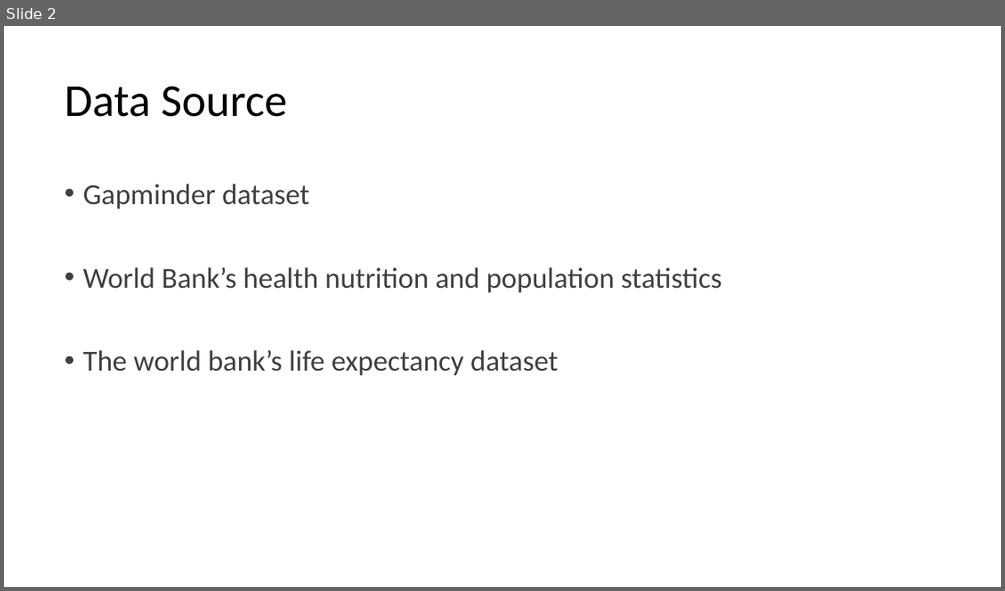
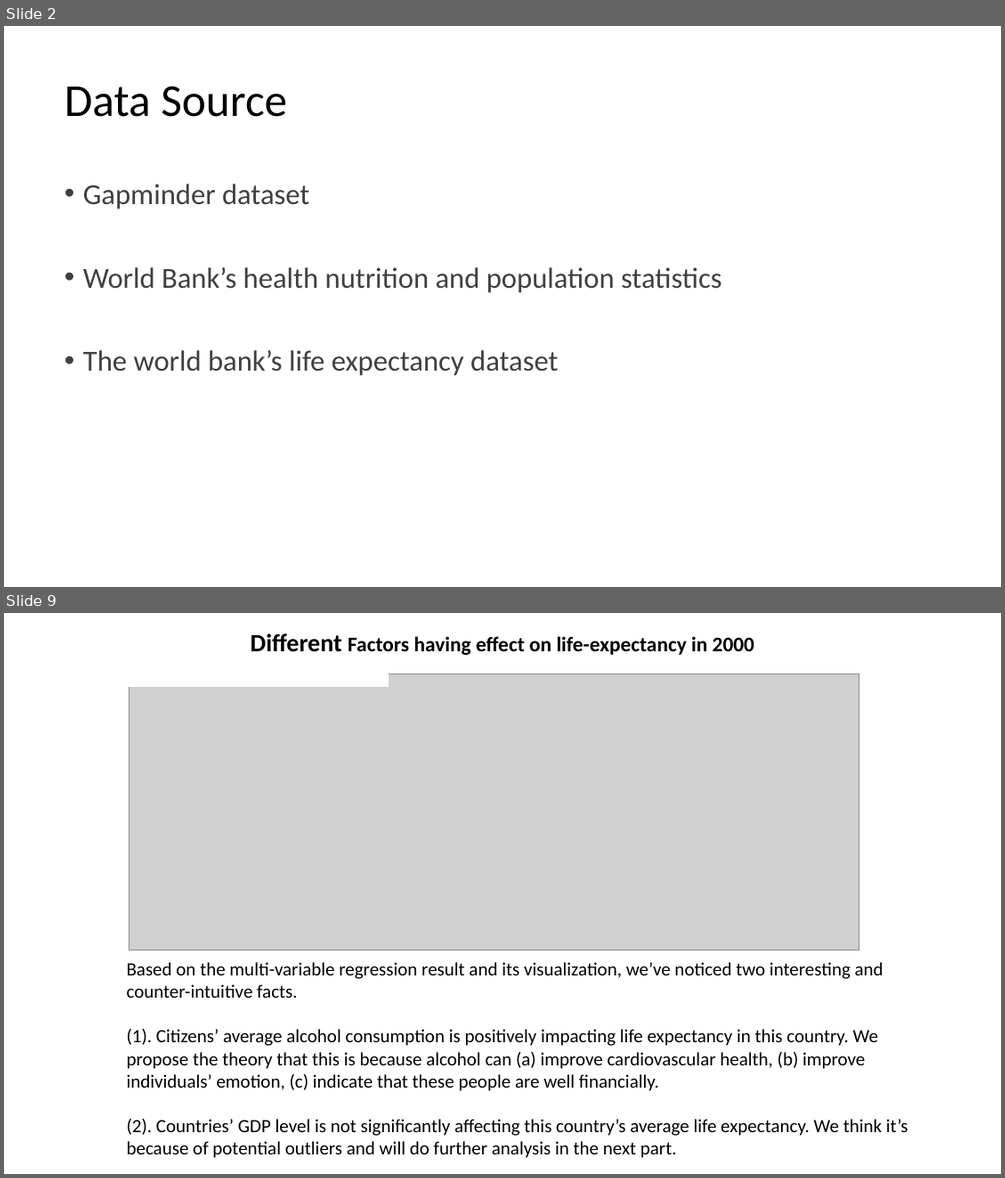
Before and after one commit to jas0nh/am10_group9_project, a slide deck: Life Expectancy Slides.pptx. Shown one above the other, each under a label of ours: slide 2 before the commit, slides 2 and 9 after it; the slides between them are not shown. The pictures are 1005x591 and 1005x1178 pixels, drawn with LibreOffice and Linux fonts; fonts in the diff are those of the drawing; grey boxes stand for pictures. Boxes give left, top, right and bottom in pixels: in the first picture for what was removed or moved away, otherwise in the second. Text is boxed around its words. In the diff, an @@ line names an element or a change of style, - is before the commit and + after.

```diff
--- a/Life Expectancy Slides.pptx
+++ b/Life Expectancy Slides.pptx
@@ slide 9 added at (4,613,1001,1174), background #FFFFFF @@
@@ text added at (251,633,754,655), 20 pt, text #000000, bold @@
+Different Factors having effect on life-expectancy in 2000
@@ rectangle added at (83,671,388,686), fill #FFFFFF, outline #FFFFFF 1 pt @@
@@ picture added at (129,674,858,950) @@
@@ text added at (127,962,908,1158), 18 pt, text #000000 @@
+Based on the multi-variable regression result and its visualization, we’ve noticed two interesting and counter-intuitive facts.
+(1). Citizens’ average alcohol consumption is positively impacting life expectancy in this country. We propose the theory that this is because alcohol can (a) improve cardiovascular health, (b) improve individuals’ emotion, (c) indicate that these people are well financially.
+(2). Countries’ GDP level is not significantly affecting this country’s average life expectancy. We think it’s because of potential outliers and will do further analysis in the next part.
```
Also in this commit, not shown: 2 slides changed, 5 other slides added, 4 slides removed.
